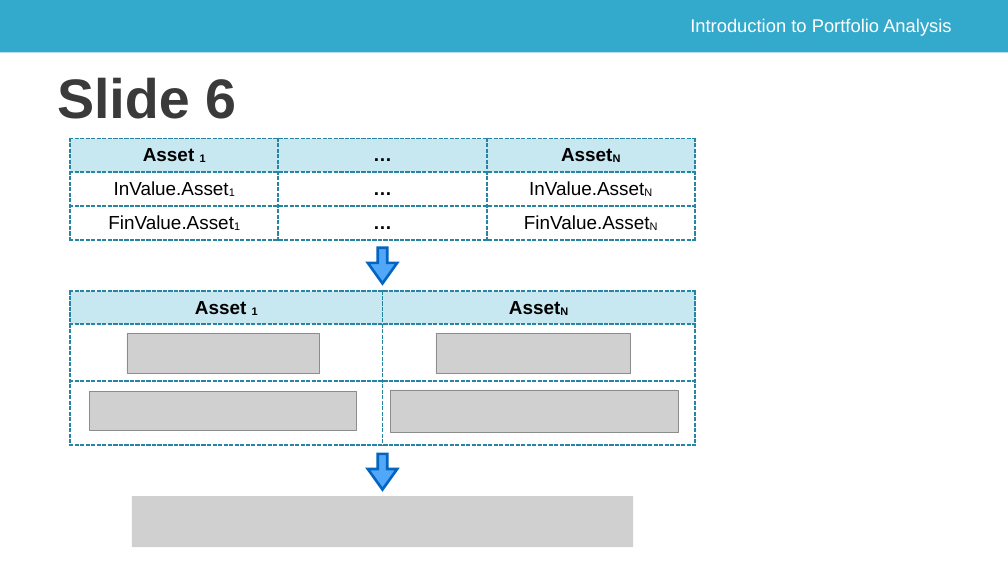
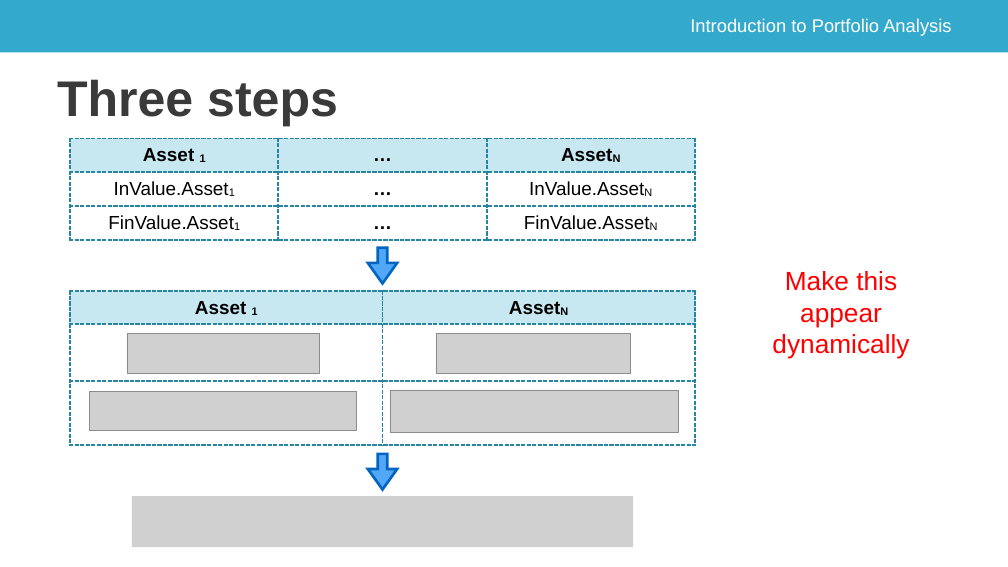
Before and after one commit to saciestudio/courses-intro-portfolio-analysis, a slide deck: slide 8 of scripts/ch_1_video_3.pptx (slide 6 before the commit). Drawn at 1008x567 pixels with LibreOffice and Linux fonts; fonts in the diff are those of the drawing; grey boxes stand for pictures; background and template pictures are left out. Boxes give left, top, right and bottom in pixels: in the first picture for what was removed or moved away, otherwise in the second. Text is boxed around its words. In the diff, an @@ line names an element or a change of style, - is before the commit and + after.

```diff
--- a/scripts/ch_1_video_3.pptx
+++ b/scripts/ch_1_video_3.pptx
@@ title at (57, 79, 338, 126): text changed; size 106 to 95.4 pt @@
-Slide 6
+Three steps
@@ text added at (772, 271, 909, 359), 50 pt, text #FF0000 @@
+Make this appear dynamically
```
Also in this commit, not shown: 4 other slides changed, 5 slides added, 1 slide removed, 2 other files.
